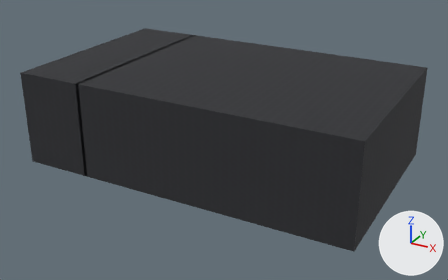
A saved change to the glTF model public/assets/stage/baked/set11.glb.
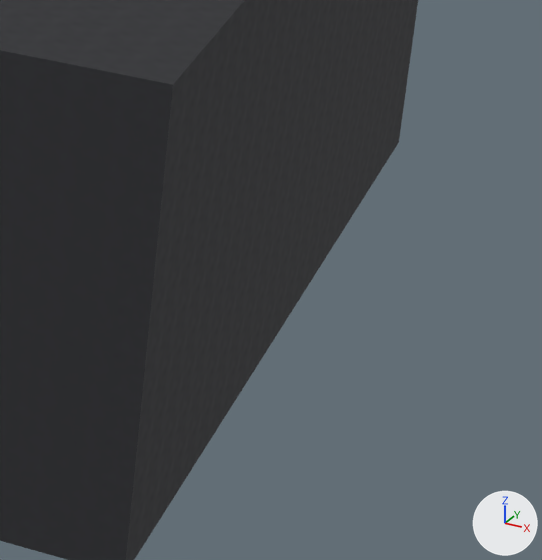
Each version appears first whole from a 50 mm camera at (36.7, -95.7, 32.1) aimed at (4.7, -37.5, 3.0), and next in a close-up on the part from 73% to 100% of the width and 44% to 89% of the height. Lighting does not change. The marker at lower right points along +X, +Y and +Z. The first two pictures are the older version. Where no turn or scale is listed for an object, it has been applied to the vertices. Vertices at exactly the same position are counted once.

Objects in the first close-up: 'Static'.
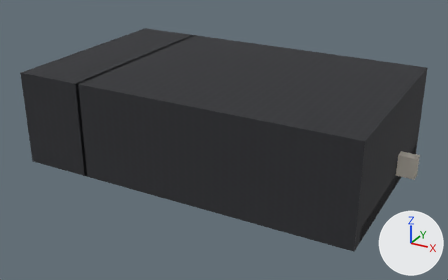
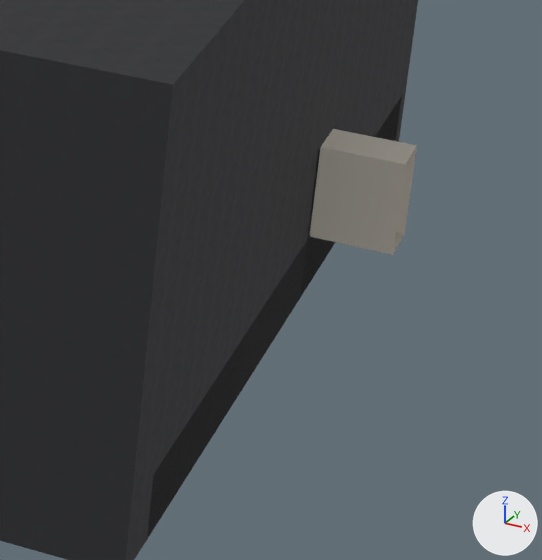
Where the newer file only moved an object's origin or applied its transform, the numbers keep the older frame.

Boxes (x1, y1, x2, y2) around the edits, measured in the close-ups (542 x 560 px):
part 1 of me_mesh_3, rebuilt (not visible before): after (147, 97, 402, 538)
part 2 of me_mesh_3, added: after (126, 0, 418, 560)

The change, as a list of edits to the scene's bpy script:
```text
Add img_image_21:
    img_image_21 = load_image('Image_21', '_unpacked/Image_21', 512, 512, 'Non-Color')
Add img_image_20:
    img_image_20 = load_image('Image_20', '_unpacked/Image_20', 512, 512, 'Non-Color')
Add img_image_19:
    img_image_19 = load_image('Image_19', '_unpacked/Image_19', 128, 128, 'Non-Color')
Add mat_b_passage_mat_passagewall_bulb:
    mat_b_passage_mat_passagewall_bulb = bpy.data.materials.new('b|passage|mat:passageWall|bulb')
    # colours: white #e6dfd2
    # uses the picture img_image_20
    # uses the picture img_image_21
Add mat_b_passage_mat_passagefloor_bulb:
    mat_b_passage_mat_passagefloor_bulb = bpy.data.materials.new('b|passage|mat:passageFloor|bulb')
    # colours: pale yellow #cfc7ba
    # uses the picture img_image_19
    # uses the picture img_image_6
Change me_mesh_3:
    used by ob_static; location = (4.2, -35.95, 5.49)
    remove me_mesh_3.from_pydata(...)  # 5137 vertices, 10036 faces; spans x -19.8..19.8, y -12.1..12.1, z -5.5..5.5
    add me_mesh_3.from_pydata(...)  # 5341 vertices, 10454 faces; spans x -19.8..21.8, y -12.0..12.0, z -5.5..5.5
    me_mesh_3 part 1: the loose piece of 38 vertices spanning x -12.9..5.9, y -10.5..11.5, z -5.5..-3.7 is rebuilt with 62 vertices and now spans x -6.2..19.8, y -10.5..11.5, z -5.5..-3.9
    me_mesh_3 part 2: 16 vertices added at x 19.8..21.8, y 1.7..3.3, z -5.5..5.5
    other edits to the shape of me_mesh_3 do not show in these pictures
    add me_mesh_3.materials.append(mat_b_passage_mat_passagefloor_bulb)
    add me_mesh_3.materials.append(mat_b_passage_mat_passagewall_bulb)
```
